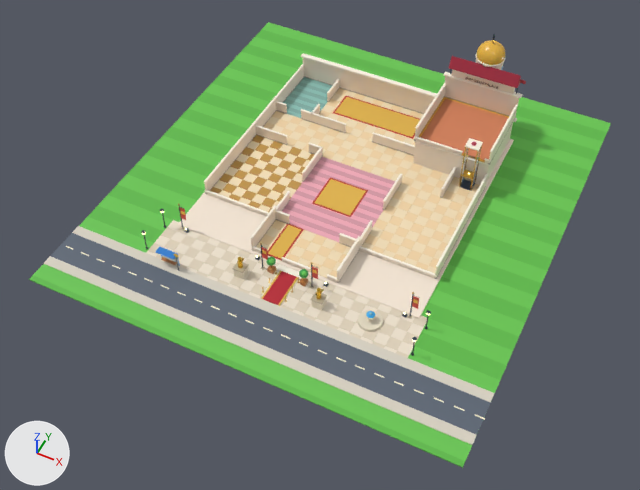
Before and after pictures for a commit that changed the glTF model art3d/venues/empyrean_palace/shell.glb.
Rendered twice from a 50 mm camera at (34.4, -65.1, 56.5) aimed at (11.7, -19.7, -0.2). Arrows for +X, +Y and +Z are at lower left; the lights stay in place. The picture after the commit comes second. Vertices at exactly the same position are counted once.

In view in the first picture: 'building', 'crown', 'floor_floor_1', 'grand_2', 'grand_3', 'grounds' and 4 more.
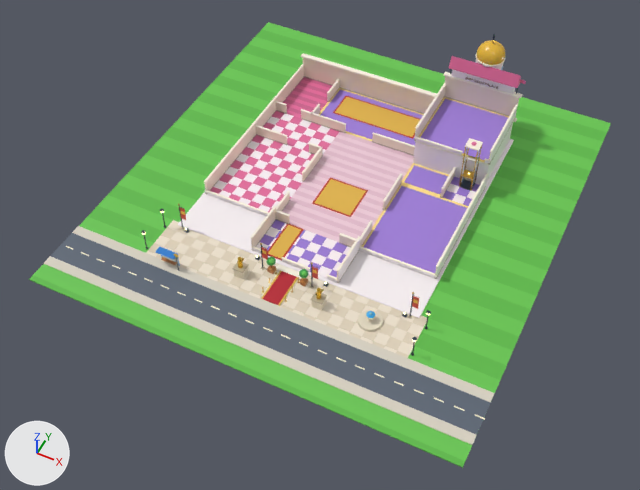
What changed in the scene script:
```text
Add mat_toy_faf2f4_50:
    mat_toy_faf2f4_50 = principled_material('toy_FAF2F4_50')
    mat_toy_faf2f4_50.base_color = (0.956, 0.888, 0.905)  # white #faf2f4
Add mat_toy_e86fa0_30:
    mat_toy_e86fa0_30 = principled_material('toy_E86FA0_30')
    mat_toy_e86fa0_30.base_color = (0.807, 0.159, 0.352)  # pink #e86fa0
    mat_toy_e86fa0_30.roughness = 0.3
Add mat_toy_faf2f4_45:
    mat_toy_faf2f4_45 = principled_material('toy_FAF2F4_45')
    mat_toy_faf2f4_45.base_color = (0.956, 0.888, 0.905)  # white #faf2f4
    mat_toy_faf2f4_45.roughness = 0.45
Add mat_toy_e86fa0_25:
    mat_toy_e86fa0_25 = principled_material('toy_E86FA0_25')
    mat_toy_e86fa0_25.base_color = (0.807, 0.159, 0.352)  # pink #e86fa0
    mat_toy_e86fa0_25.roughness = 0.25
Add mat_toy_e8c0d0_30:
    mat_toy_e8c0d0_30 = principled_material('toy_E8C0D0_30')
    mat_toy_e8c0d0_30.base_color = (0.807, 0.527, 0.631)  # pink #e8c0d0
    mat_toy_e8c0d0_30.roughness = 0.3
Add mat_toy_f2d0dc_30:
    mat_toy_f2d0dc_30 = principled_material('toy_F2D0DC_30')
    mat_toy_f2d0dc_30.base_color = (0.888, 0.631, 0.716)  # pale pink #f2d0dc
    mat_toy_f2d0dc_30.roughness = 0.3
Add mat_toy_d16490_30:
    mat_toy_d16490_30 = principled_material('toy_D16490_30')
    mat_toy_d16490_30.base_color = (0.638, 0.127, 0.279)  # pink #d16490
    mat_toy_d16490_30.roughness = 0.3
Add mat_toy_fff4f8_25:
    mat_toy_fff4f8_25 = principled_material('toy_FFF4F8_25')
    mat_toy_fff4f8_25.base_color = (1.0, 0.905, 0.939)  # white #fff4f8
    mat_toy_fff4f8_25.roughness = 0.25
Change me_cube_175:
    remove me_cube_175.from_pydata(...)  # 13398 vertices, 29896 faces; spans x -0.4..22.4, y -24.0..0.4, z -0.1..2.6
    add me_cube_175.from_pydata(...)  # 10740 vertices, 22708 faces; spans x -0.4..22.4, y -24.0..0.4, z -0.1..2.6
    me_cube_175 part 1: a new loose piece, a box spanning x 4.25..14.75, y -5.75..-0.25, z 0.13..0.18, in mat_toy_9f7ed8_80 (purple #9f7ed8)
    me_cube_175 part 2: a new loose piece, a box spanning x 15.25..18.75, y -9.75..-7.25, z 0.13..0.18, in mat_toy_9f7ed8_80 (purple #9f7ed8)
    me_cube_175 part 3: a new loose piece, a box spanning x 15.25..21.75, y -18.75..-10.25, z 0.13..0.18, in mat_toy_9f7ed8_80 (purple #9f7ed8)
    me_cube_175 part 4: 19 vertices moved within x 4.0..22.0, y -19.0..0.0, z 0.1..0.2; 2767 vertices removed from x 4.0..22.0, y -19.0..0.0, z 0.1..0.2; 85 vertices added at x 7.0..15.0, y -9.5..-6.5, z 0.1..0.2
    me_cube_175 part 5: 1316 faces spanning x -0.4..22.4, y -23.4..0.4, z -0.1..2.6 switch from mat_toy_f7e8d6_50 (pale yellow #f7e8d6) to mat_toy_faf2f4_50 (white #faf2f4)
    me_cube_175 part 6: 264 faces spanning x 0.0..4.0, y -5.5..0.0, z 0.1..0.2 switch from mat_toy_81b0a6_30 (cyan #81b0a6) to mat_toy_d16490_30 (pink #d16490)
    me_cube_175 part 7: 264 faces spanning x 0.0..4.0, y -6.0..-0.5, z 0.1..0.2 switch from mat_toy_8ec2b8_30 (cyan #8ec2b8) to mat_toy_e86fa0_30 (pink #e86fa0)
    me_cube_175 part 8: 570 faces spanning x 0.0..7.0, y -19.0..-6.0, z 0.1..0.2 switch from mat_toy_f6d8a9_25 (beige #f6d8a9) to mat_toy_e86fa0_25 (pink #e86fa0)
    me_cube_175 part 9: 445 faces spanning x 0.0..7.0, y -23.0..-6.0, z 0.1..0.2 switch from mat_toy_f7e2bc_25 (beige #f7e2bc) to mat_toy_fff4f8_25 (white #fff4f8)
    me_cube_175 part 10: 214 faces spanning x 7.0..15.0, y -18.5..-10.5, z 0.1..0.2 switch from mat_toy_da9ca8_30 (pink #da9ca8) to mat_toy_e8c0d0_30 (pink #e8c0d0)
    me_cube_175 part 11: 214 faces spanning x 7.0..15.0, y -18.5..-10.5, z 0.1..0.2 switch from mat_toy_f2adba_30 (pink #f2adba) to mat_toy_f2d0dc_30 (pale pink #f2d0dc)
    me_cube_175 part 12: 910 faces spanning x -0.1..22.1, y -23.1..-18.9, z 0.2..0.5 switch from mat_toy_f7e8d6_45 (pale yellow #f7e8d6) to mat_toy_faf2f4_45 (white #faf2f4)
    remove me_cube_175.materials.append(mat_toy_c6994c_25)  # orange #c6994c
    add me_cube_175.materials.append(mat_toy_ffe08a_70)  # yellow #ffe08a
    add me_cube_175.materials.append(mat_toy_9f7ed8_80)  # purple #9f7ed8
    add me_cube_175.materials.append(mat_toy_9f7ed8_25)  # purple #9f7ed8
Change me_cube_256:
    where me_cube_256.from_pydata(...)  # 1644 vertices, 3232 faces; spans x 14.89..22.11, y -7.11..0.11, z 0.0..5.43
    me_cube_256 part 13: all 12 faces that had it switch from mat_toy_edae24_70 (orange #edae24) to mat_toy_ffe08a_70 (yellow #ffe08a)
    me_cube_256 part 14: all 12 faces that had it switch from mat_toy_d28059_80 (orange #d28059) to mat_toy_9f7ed8_80 (purple #9f7ed8)
    me_cube_256 part 15: all 576 faces that had it switch from mat_toy_f7e8d6_50 (pale yellow #f7e8d6) to mat_toy_faf2f4_50 (white #faf2f4)
    me_cube_256 part 16: all 376 faces that had it switch from mat_toy_f7e8d6_45 (pale yellow #f7e8d6) to mat_toy_faf2f4_45 (white #faf2f4)
Change me_cube_627:
    where me_cube_627.from_pydata(...)  # 3356 vertices, 6604 faces; spans x -0.2..22.3, y -0.4..2.6, z 2.6..10.2
    me_cube_627 part 17: 472 faces spanning x 15.5..21.5, y -0.1..2.5, z 5.6..7.8 switch from mat_toy_f7e8d6_50 (pale yellow #f7e8d6) to mat_toy_faf2f4_50 (white #faf2f4)
    me_cube_627 part 18: 140 faces spanning x 15.2..21.8, y -0.3..0.5, z 6.5..7.6 switch from mat_toy_b23249_30 (red #b23249) to mat_toy_e86fa0_30 (pink #e86fa0)
    remove me_cube_627.materials.append(mat_toy_b23249_40)  # red #b23249
    add me_cube_627.materials.append(mat_toy_e86fa0_40)  # pink #e86fa0
```

Boxes [x1, y1, x2, y2] around the edits, measured in the pictures (640 x 490 px):
part 1 of me_cube_175, added (purple)
    after: [321, 89, 423, 146]
part 2 of me_cube_175, added (purple)
    after: [404, 165, 448, 194]
part 3 of me_cube_175, added (purple)
    after: [364, 186, 467, 273]
part 4 of me_cube_175, reshaped
    before: [284, 88, 468, 273]
    after: [322, 132, 414, 181]
part 5 of me_cube_175, recoloured
    both: [178, 139, 514, 318]
part 6 of me_cube_175, recoloured (cyan to pink)
    both: [284, 77, 332, 114]
part 7 of me_cube_175, recoloured (cyan to pink)
    both: [283, 79, 330, 118]
part 8 of me_cube_175, recoloured (beige to pink)
    both: [263, 111, 334, 152]
part 9 of me_cube_175, recoloured (beige to white)
    both: [267, 114, 325, 149]
part 10 of me_cube_175, recoloured
    both: [285, 161, 393, 237]
part 11 of me_cube_175, recoloured
    both: [282, 160, 392, 236]
part 12 of me_cube_175, recoloured
    both: [206, 192, 436, 282]
part 13 of me_cube_256, recoloured
    both: [419, 97, 509, 162]
part 14 of me_cube_256, recoloured (orange to purple)
    both: [421, 98, 508, 160]
part 15 of me_cube_256, recoloured (pale yellow to white)
    both: [413, 101, 519, 185]
part 16 of me_cube_256, recoloured
    both: [415, 138, 490, 164]
part 17 of me_cube_627, recoloured (pale yellow to white)
    both: [451, 59, 515, 94]
part 18 of me_cube_627, recoloured (red to pink)
    both: [449, 56, 521, 88]
